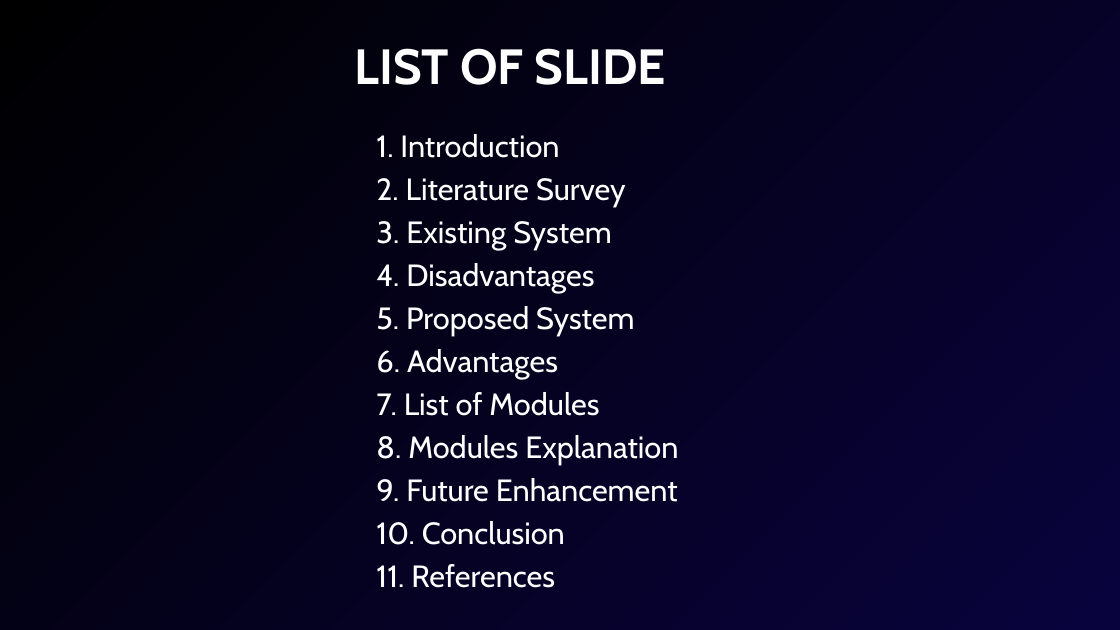
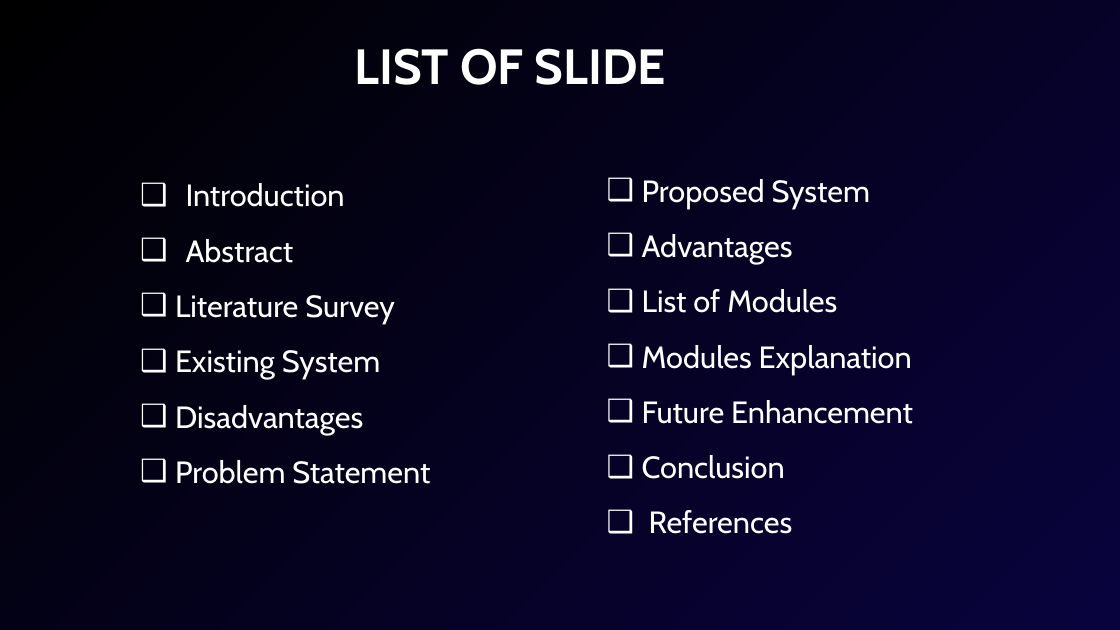
Before and after one commit to Reena-senthilkumar/Major-project-, a slide deck: slide 3 of INTRODUCTION (1).pptx. Drawn at 1120x630 pixels with LibreOffice and Linux fonts; fonts in the diff are those of the drawing. Boxes give left, top, right and bottom in pixels: in the first picture for what was removed or moved away, otherwise in the second. Text is boxed around its words. In the diff, an @@ line names an element or a change of style, - is before the commit and + after.

```diff
--- a/INTRODUCTION (1).pptx
+++ b/INTRODUCTION (1).pptx
@@ text added at (642, 179, 913, 534), 39.5 pt, text #FFFFFF @@
+❑ Proposed System
+❑ Advantages
+❑ List of Modules
+❑ Modules Explanation
+❑ Future Enhancement
+❑ Conclusion
+❑ References
@@ text at (175, 183, 430, 484): text changed @@
-1. Introduction
-2. Literature Survey
-3. Existing System
-4. Disadvantages
-5. Proposed System
-6. Advantages
-7. List of Modules
-8. Modules Explanation
-9. Future Enhancement
-10. Conclusion
-11. References
+❑ Introduction
+❑ Abstract
+❑ Literature Survey
+❑ Existing System
+❑ Disadvantages
+❑ Problem Statement
```
Also in this commit, not shown: 2 other slides changed, 2 slides added.
